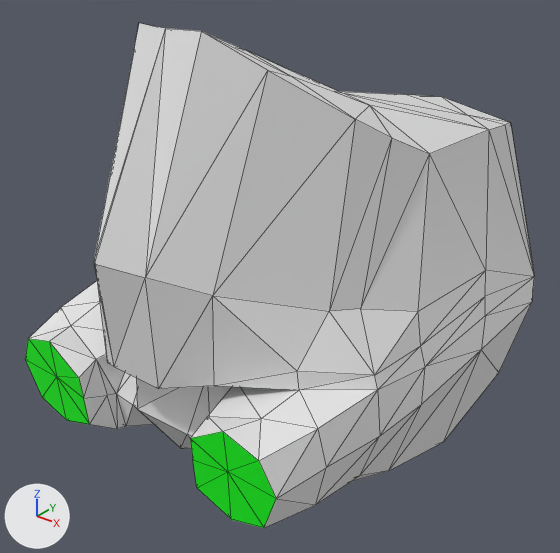
A saved change to the OBJ model src/assets/enemy/enemy.obj.
Rendered twice from a 50 mm lens placed at (1.65, -2.36, 1.0), pointed at (-0.1, -0.18, -0.35). The lights are fixed; the arrows at lower left show +X, +Y and +Z. Mesh edges are drawn as thin lines. Where no turn or scale is listed for an object, it has been applied to the vertices.

In view in the first picture: 'head'.
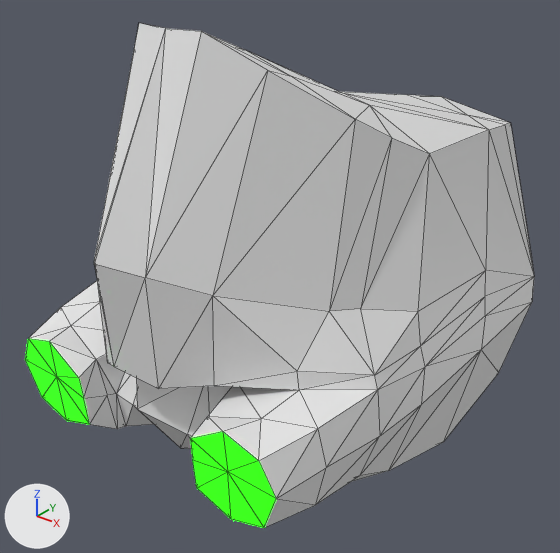
Patch to the scene script:
```diff
--- a/src/assets/enemy/enemy.obj.py
+++ b/src/assets/enemy/enemy.obj.py
@@ mat_goggles @@
 mat_goggles.texture = img_goggles_bmp
+mat_goggles.emission_strength = 10.0
+mat_goggles.emission_color = (0.00359, 1.0, 0.0)  # green #0cff00
```

What differs and where, as boxes (x1, y1, x2, y2) in the pictures (560 x 553 px):
'head', recoloured, surface changed
    both: (25, 335, 280, 528)
